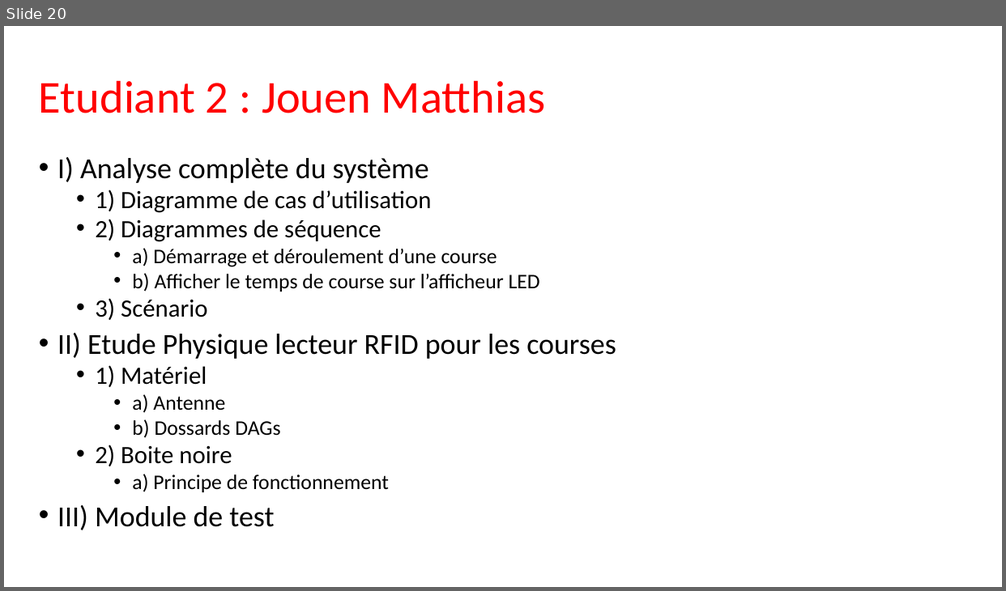
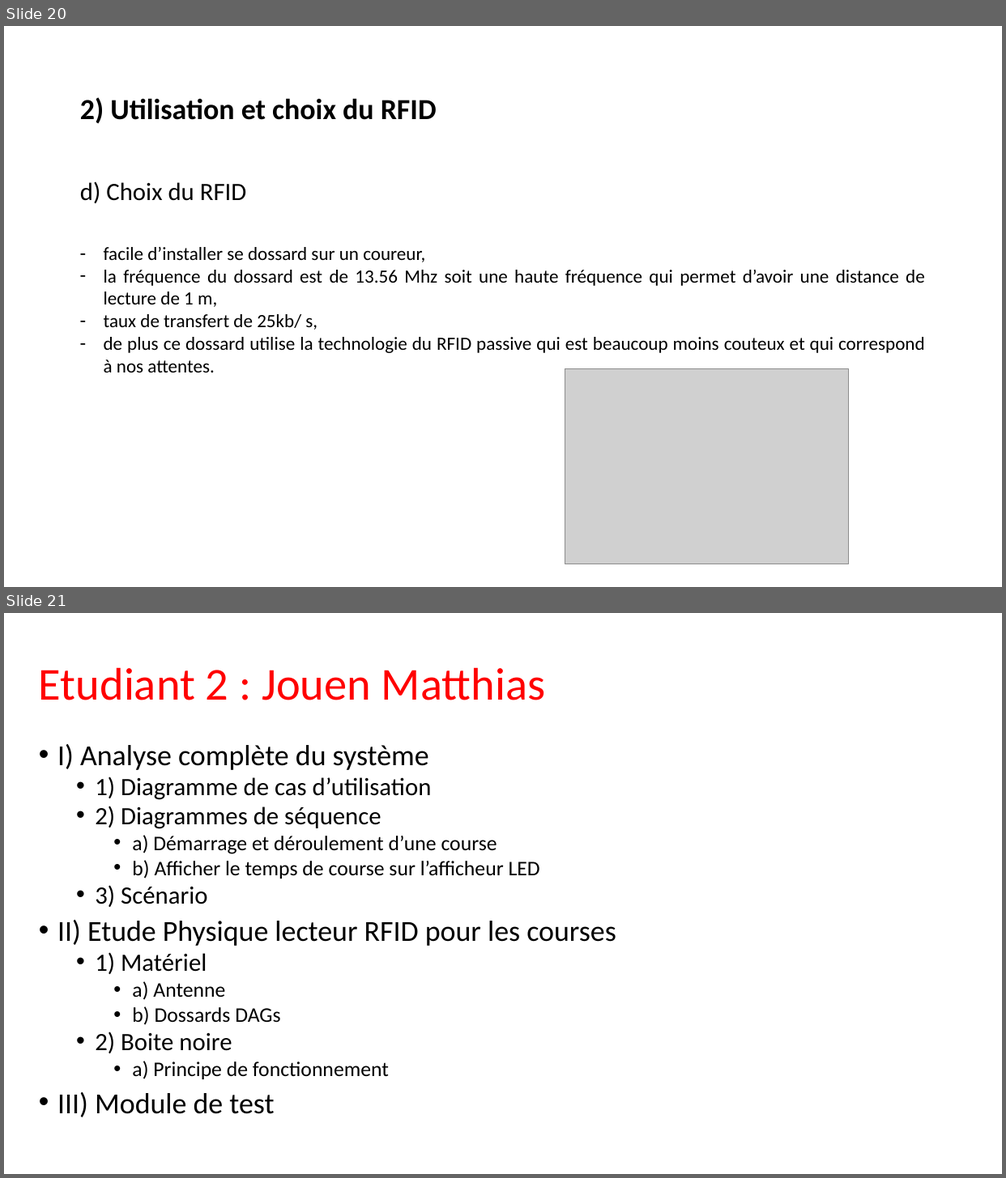
Before and after one commit to Maja2308/Projet_Cross, a slide deck: Diagrammes Communs/Presentation_Revue0.pptx. Shown one above the other, each under a label of ours: slide 20 before the commit, slides 20 and 21 after it. The pictures are 1006x591 and 1006x1178 pixels, drawn with LibreOffice and Linux fonts; fonts in the diff are those of the drawing; grey boxes stand for pictures. Boxes give left, top, right and bottom in pixels: in the first picture for what was removed or moved away, otherwise in the second. Text is boxed around its words. In the diff, an @@ line names an element or a change of style, - is before the commit and + after.

```diff
--- a/Diagrammes Communs/Presentation_Revue0.pptx
+++ b/Diagrammes Communs/Presentation_Revue0.pptx
@@ slide 20 added at bbox=[4, 26, 1002, 587], background #FFFFFF @@
@@ title added at bbox=[80, 97, 437, 124], 28 pt, text #000000, bold @@
+2) Utilisation et choix du RFID
@@ text added at bbox=[80, 182, 247, 203], 24 pt, text #000000 @@
+d) Choix du RFID
@@ text added at bbox=[104, 247, 925, 373], 18 pt, text #000000 @@
+– facile d’installer se dossard sur un coureur,
+– la fréquence du dossard est de 13.56 Mhz soit une haute fréquence qui permet d’avoir une distance de lecture de 1 m,
+– taux de transfert de 25kb/ s,
+– de plus ce dossard utilise la technologie du RFID passive qui est beaucoup moins couteux et qui correspond à nos attentes.
@@ picture added at bbox=[565, 369, 849, 565] @@
@@ what was slide 20 is now slide 21 @@
```
Also in this commit, not shown: 6 slides changed.
